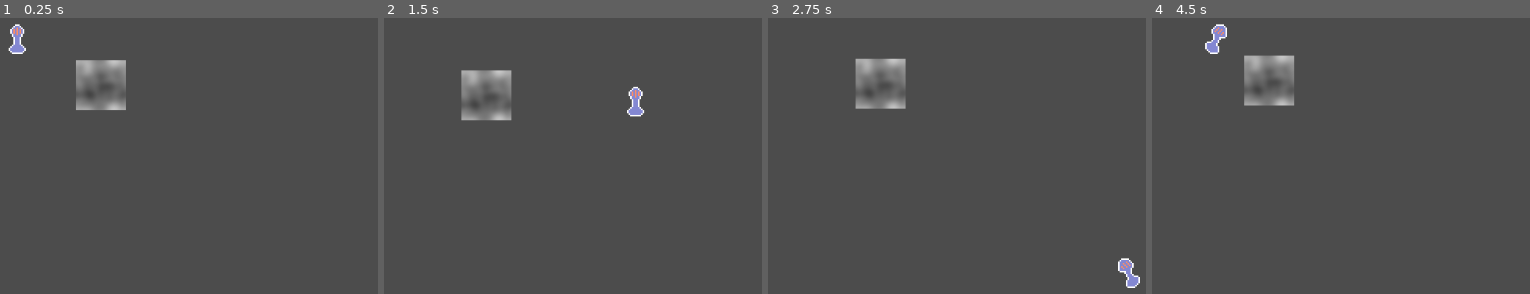
Above: before the commit, frames 1-4 (left to right).
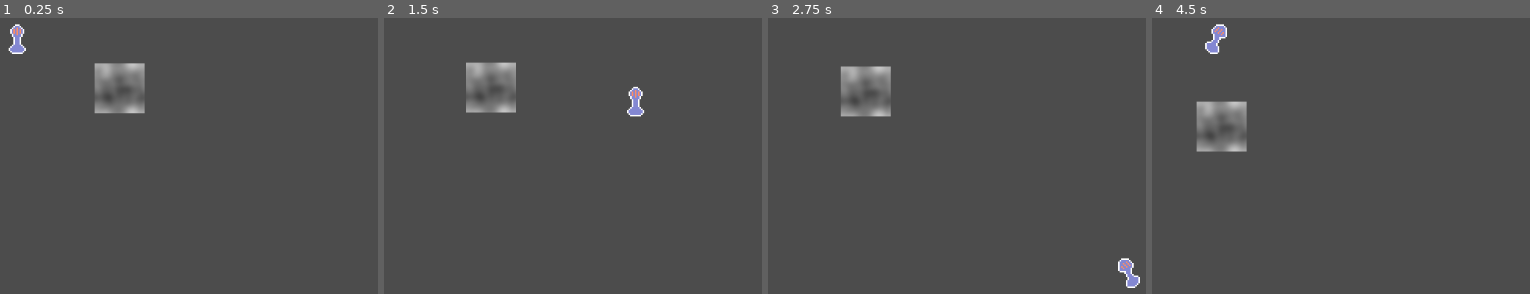
Above: after the commit, the same moments.

Repository: zac112/HenriKuest
Game: Godot game, scene res://Assets/Scenes/Main.tscn
Two runs of this game, one before a commit and one after it. Both use one fixed random seed, a clock stepped at 60 frames per second and the inputs below.
Inputs:
- Up to frame 1 (0.25 s): no input
- Up to frame 2 (1.5 s): hold D (move_right) 0.53-1.28 s; hold S (move_down) from 1.28 s (still down)
- Up to frame 3 (2.75 s): release S (move_down) at 2.03 s; hold D (move_right) from 2.03 s (still down)
- Up to frame 4 (4.5 s): release D (move_right) at 2.78 s; hold W (move_up) 2.78-3.53 s; hold A (move_left) from 3.53 s (still down)

The runs differ from the first frame. In frame 1, 2.2% of the frame differs, in the area x 20-39%, y 15-35%; in frame 2, 1.8%; in frame 3, 2.3%; in frame 4, 3.7%, in the area x 11-38%, y 13-49%.

Commit message:
Fighter movement less jittery

Diff:
--- a/Assets/Scenes/Fighter.gd
+++ b/Assets/Scenes/Fighter.gd
@@ -6,6 +6,7 @@
 # var a = 2
 # var b = "text"
 var noise = OpenSimplexNoise.new()
+var angle = 0
 
 
 # Called when the node enters the scene tree for the first time.
@@ -14,24 +15,20 @@
 	noise.octaves = 4
 	noise.period = 20.0
 	noise.persistence = 0.8
+	startMoving()
 
 
-# Called every frame. 'delta' is the elapsed time since the previous frame.
-#func _process(delta):
+func startMoving():
+	while true:
+		yield(get_tree().create_timer(0.2), "timeout")
+		changeDirection()
+
+func changeDirection():
+	var dir = noise.get_noise_2d(position.x, position.y)
+	print(dir)
+	angle = dir*360 - PI/2.0
 
 func _process(delta):
-
-	var dir = noise.get_noise_2d(position.x, position.y)
-
-	print(dir)
-	# ...
-	# look at
-	# ...
-
-	# You need an angle rotated 90 degrees,
-	# because look_at considers that an angle of 0 is pointing up, not right.
-	# (Adjust it if it's wrong in your case, depends on how your sprite looks)
-	var angle = dir*360 - PI/2.0
 
 	# Define some speed
 	var speed = 100.0
@@ -39,7 +36,7 @@
 	# Calculate direction:
 	# the Y coordinate must be inverted,
 	# because in 2D the Y axis is pointing down
-	dir = Vector2(cos(angle), -sin(angle))
+	var dir = Vector2(cos(angle), -sin(angle))
 
 	# Move
 	position = (position + dir * (speed * delta))
--- a/Assets/Scripts/grid.gd
+++ b/Assets/Scripts/grid.gd
@@ -12,7 +12,7 @@
 var width = 8
 var height = 3
 
-var tileSize = 100
+var tileSize = 50
 var gridOffset = 100
 
 # Called when the node enters the scene tree for the first time.
@@ -44,13 +44,13 @@
 
 
 func getTileWPos(worldPos):
-	var x = int((worldPos.x + gridOffset) / tileSize)
-	var y = int((worldPos.y + gridOffset) / tileSize)
+	var x = int((worldPos.x + gridOffset) / tileSize +0.5)
+	var y = int((worldPos.y + gridOffset) / tileSize +0.5)
 	if (x >= width): x = width - 1
 	if (y >= width): y = height - 1
 	if (x <= 0): x = 0
 	if (y <= 0): y = 0
-	return tiles[x][y];
+	return tiles[x][y]
 
 # Called every frame. 'delta' is the elapsed time since the previous frame.
 #func _process(delta):
